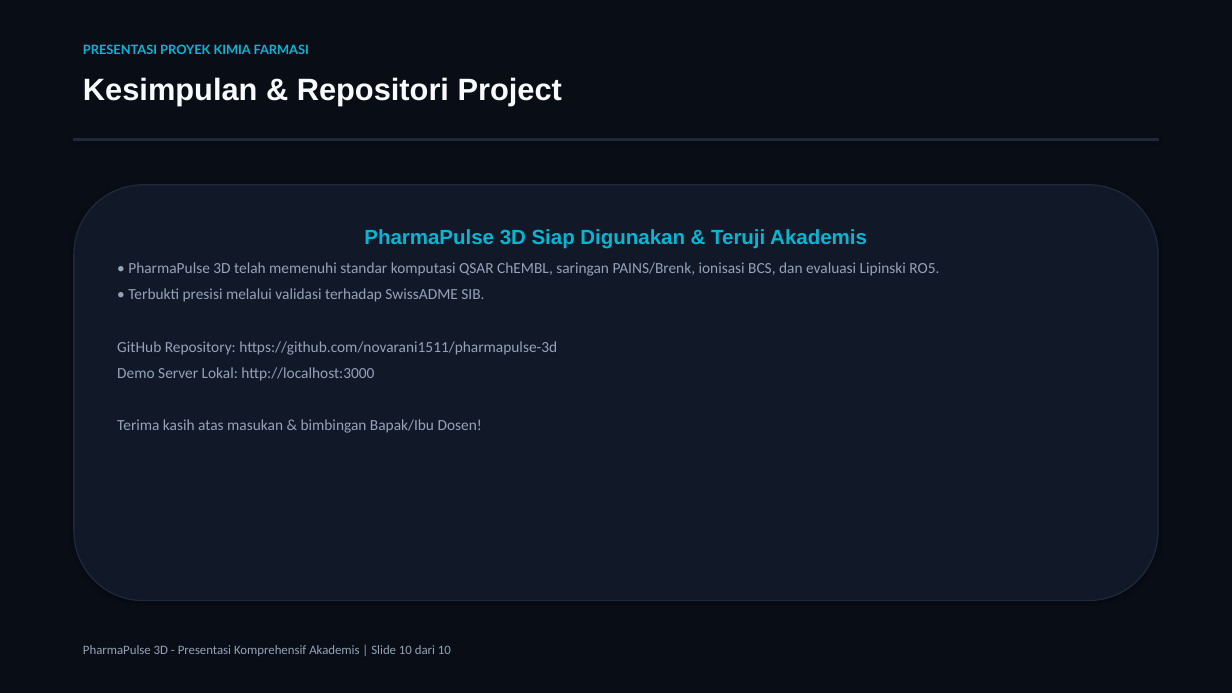
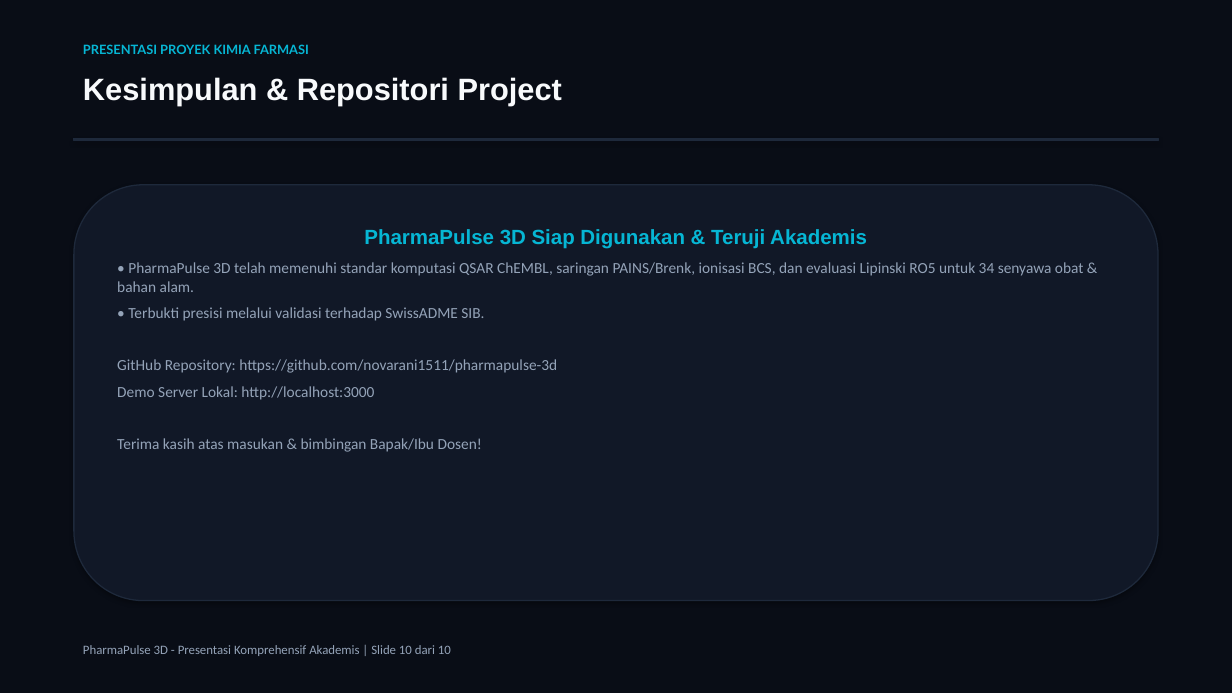
Before and after one commit to novarani1511/pharmapulse-3d, a slide deck: slide 10 of Presentasi_PharmaPulse_3D.pptx. Drawn at 1232x693 pixels with LibreOffice and Linux fonts; fonts in the diff are those of the drawing. Boxes give left, top, right and bottom in pixels: in the first picture for what was removed or moved away, otherwise in the second. Text is boxed around its words. In the diff, an @@ line names an element or a change of style, - is before the commit and + after.

```diff
--- a/Presentasi_PharmaPulse_3D.pptx
+++ b/Presentasi_PharmaPulse_3D.pptx
@@ text in rounded rectangle at bbox=[117, 262, 1084, 292]: text changed @@
-• PharmaPulse 3D telah memenuhi standar komputasi QSAR ChEMBL, saringan PAINS/Brenk, ionisasi BCS, dan evaluasi Lipinski RO5.
+• PharmaPulse 3D telah memenuhi standar komputasi QSAR ChEMBL, saringan PAINS/Brenk, ionisasi BCS, dan evaluasi Lipinski RO5 untuk 34 senyawa obat & bahan alam.
```
Also in this commit, not shown: 8 other slides changed, 2 other files.
